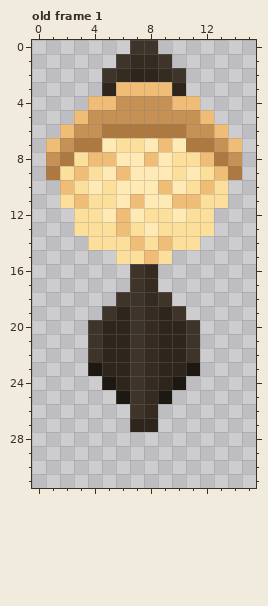
Pixel-art file -- Assets/Sprites/Mechanics/wall_lamp_1.aseprite. The picture above is the old version.
16x32 pixels, 1 frame. Shown: old frame 1. The commit also changed other frames, which this record leaves out.
The same view after the edit:
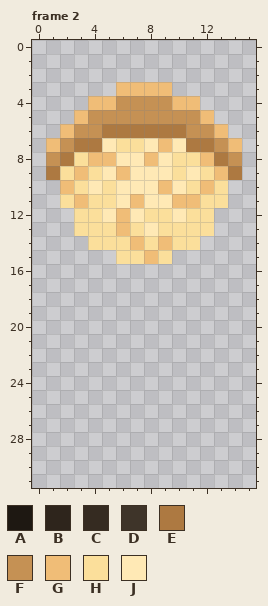
Palette (. is transparent): A #1e1812  B #2e251c  C #352b21  D #3e3429  E #ad7941  F #c59154  G #f0bd77  H #fbdf9b  J #ffe9b5
A new or re-ordered frame is compared with the old frame closest to it.
From old to new:
{"change": "frames 1 -> 3"}
{"where": "frame 2 is new; against old frame 1"}
{"frame":2,"y":0,"x":7,"old":"DD","new":".."}
{"frame":2,"y":1,"x":6,"old":"DCCD","new":"...."}
{"frame":2,"y":2,"x":5,"old":"DCBBCD","new":"......"}
{"frame":2,"y":3,"x":5,"old":"B","new":"."}
{"frame":2,"y":3,"x":10,"old":"B","new":"."}
{"frame":2,"y":16,"x":7,"old":"DC","new":".."}
{"frame":2,"y":17,"x":7,"old":"DC","new":".."}
{"frame":2,"y":18,"x":6,"old":"DDCD","new":"...."}
{"frame":2,"y":19,"x":5,"old":"DBDCBD","new":"......"}
{"frame":2,"y":20,"x":4,"old":"DBBDCBBD","new":"........"}
{"frame":2,"y":21,"x":4,"old":"DBBDCBBD","new":"........"}
{"frame":2,"y":22,"x":4,"old":"DBBDCBBD","new":"........"}
{"frame":2,"y":23,"x":4,"old":"ABBDCBBA","new":"........"}
{"frame":2,"y":24,"x":5,"old":"ABDCBA","new":"......"}
{"frame":2,"y":25,"x":6,"old":"ADCA","new":"...."}
{"frame":2,"y":26,"x":7,"old":"DC","new":".."}
{"frame":2,"y":27,"x":7,"old":"BB","new":".."}
{"label":"erased","picture_box":[102,40,186,96]}
{"label":"erased","picture_box":[88,264,200,432]}
